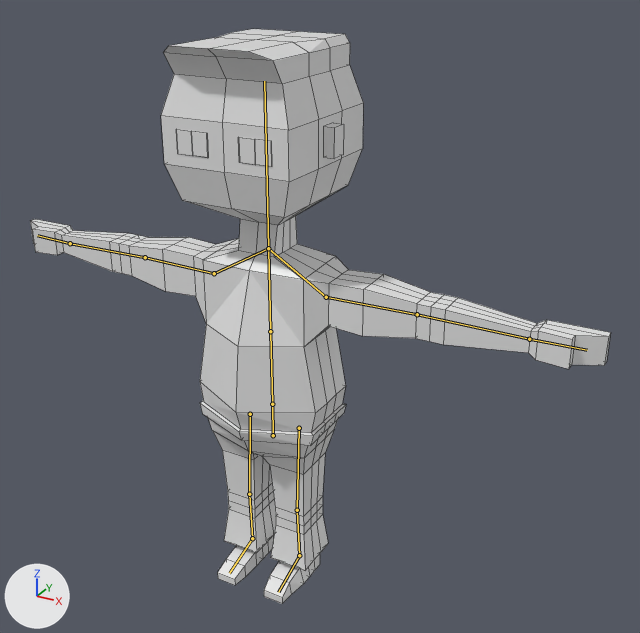
A saved change to the Blender file SUPERMARKETowner.blend.
Rendered twice from a camera (50 mm lens) standing at (1.199, -1.897, 1.749) and looking at (0.184, -0.052, 0.827). The lights are fixed; the arrows at lower left show +X, +Y and +Z. The bones that bend it are drawn over the model as lines. Mesh edges are drawn as thin lines.

Objects in the first picture: 'Supermarket Owner'.
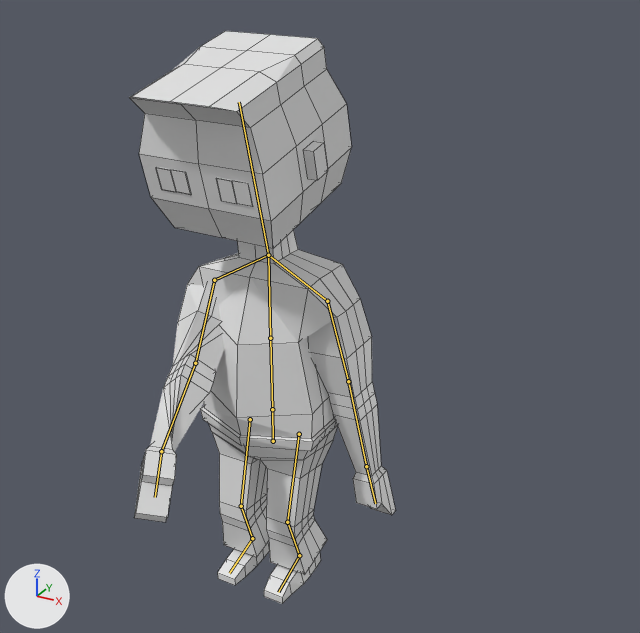
The newer file adds an action. The first version stands in its rest pose; the second is drawn at frame 12 of the action 'bank grab'.

Where the change shows, as pixel boxes (x1, y1, x2, y2) in the pictures (640 x 633 px):
'Supermarket Owner', posed (54% narrower)
    before: (30, 29, 611, 604)
    after: (129, 31, 396, 604)
bone 'Root', root to tip
    before: (273, 435) to (272, 404)
    after: (273, 441) to (272, 409)
bone 'Head', root to tip
    before: (268, 248) to (264, 81)
    after: (268, 255) to (239, 102)
bone 'Shoulder.L', root to tip
    before: (268, 248) to (326, 297)
    after: (268, 255) to (327, 301)
bone 'UpperArm.L', root to tip
    before: (326, 297) to (417, 314)
    after: (327, 301) to (348, 381)
bone 'UpperArm.R', root to tip
    before: (214, 273) to (145, 257)
    after: (214, 280) to (195, 363)
bone 'LowerArm.R', root to tip
    before: (145, 257) to (70, 243)
    after: (195, 363) to (161, 451)
bone 'Hand.R', root to tip
    before: (70, 243) to (37, 235)
    after: (161, 451) to (155, 497)

Edits to the bpy script that builds the scene:
```text
Change bone_root:
    where bone_root = bpy.data.objects['Armature'].pose.bones['Root']
    bone_root.location: (0.0, 0.0, 0.0) -> (0.0, -0.019, 0.0)
Change bone_head:
    where bone_head = bpy.data.objects['Armature'].pose.bones['Head']  # child of 'Spine2'
    bone_head.rotation_quaternion: (1.0, 0.0, 0.0, 0.0) -> (0.991, 0.13, -0.022, -0.001)  # degrees (0, 0, 0) -> degrees (15, -2, 0)
Change bone_shoulder_l:
    where bone_shoulder_l = bpy.data.objects['Armature'].pose.bones['Shoulder.L']  # child of 'Spine2'
    bone_shoulder_l.rotation_quaternion: (1.0, 0.0, 0.0, 0.0) -> (1.0, -0.002, 0.005, 0.021)  # degrees (0, 0, 0) -> degrees (0, 1, 2)
Change bone_upperarm_l:
    where bone_upperarm_l = bpy.data.objects['Armature'].pose.bones['UpperArm.L']  # child of 'Shoulder.L'
    bone_upperarm_l.rotation_quaternion: (1.0, 0.0, 0.0, 0.0) -> (0.743, 0.005, 0.123, -0.658)  # degrees (0, 0, 0) -> degrees (-9, 11, -84)
Change bone_upperarm_r:
    where bone_upperarm_r = bpy.data.objects['Armature'].pose.bones['UpperArm.R']  # child of 'Shoulder.R'
    bone_upperarm_r.rotation_quaternion: (1.0, 0.0, 0.0, 0.0) -> (0.483, 0.126, 0.378, 0.78)  # degrees (0, 0, 0) -> degrees (46, 10, 121)
Change bone_lowerarm_r:
    where bone_lowerarm_r = bpy.data.objects['Armature'].pose.bones['LowerArm.R']  # child of 'UpperArm.R'
    bone_lowerarm_r.rotation_quaternion: (1.0, 0.0, 0.0, 0.0) -> (-0.677, 0.006, -0.724, -0.132)  # degrees (0, 0, 0) -> degrees (-76, 101, -64)
Change bone_hand_r:
    where bone_hand_r = bpy.data.objects['Armature'].pose.bones['Hand.R']  # child of 'LowerArm.R'
    bone_hand_r.rotation_quaternion: (1.0, 0.0, 0.0, 0.0) -> (0.198, -0.061, -0.975, 0.076)  # degrees (0, 0, 0) -> degrees (11, -158, -9)
```
